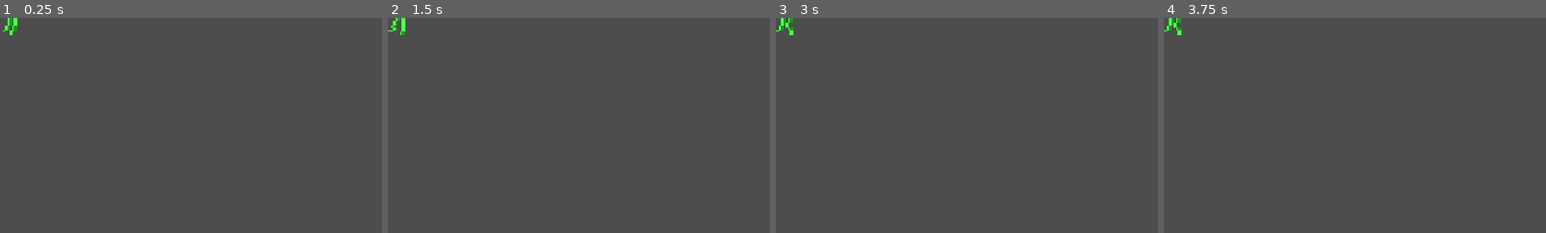
Above: before the commit, frames 1-4 (left to right).
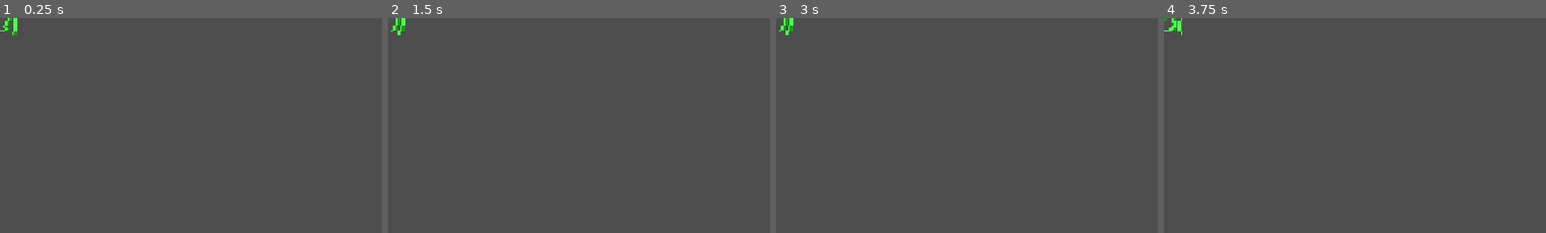
Above: after the commit, the same moments.

Repository: ehowe/keen_reloaded
Game: Godot game, scene res://src/runtime/entities/green_dangly_stuff.tscn
Same seed, same stepped clock (60 frames per second), same inputs: the game is played once before the commit and once after it. This scene is started directly instead of the project's main scene.
Inputs (mouse positions are % of the whole screen's width and height, from its top left):
- Up to frame 1 (0.25 s): no input
- Up to frame 2 (1.5 s): tap Enter at 0.5 s; move the mouse to (72, 45) at 0.52 s; hold D (move_right) 0.53-1.25 s; tap Up (interact) at 0.6 s; click (72, 45) at 0.67 s; tap Space (jump) at 0.77 s; drag from (30, 55) to (45, 70) at 1.27 s
- Up to frame 3 (3 s): move the mouse to (60, 28) at 2.02 s; hold D (move_right) 2.03-2.75 s; tap X (shoot) at 2.1 s; tap Space (jump) at 2.75 s; drag from (45, 70) to (20, 35) at 2.77 s
- Up to frame 4 (3.75 s): tap Enter at 3.5 s; move the mouse to (80, 65) at 3.52 s; hold A (move_left) from 3.53 s (still down); tap Alt at 3.6 s
The pictures show only the part of the screen within x 0-50%, y 0-50%; the shares and areas given below are measured in that part.

The runs differ from the first frame. In frame 1, 0.1% of the frame differs, in the area x 0-5%, y 1-8%; in frame 2, 0.1%; in frame 3, 0.2%, in the area x 0-5%, y 0-8%; in frame 4, 0.2%.

Commit message:
feat: randomize green dangly stuff anim start frame
Mirrors Fire.gd — randomize frame + frame_progress for each variant
AnimatedSprite2D so multiple instances in a level desync.

Diff:
--- a/src/runtime/entities/green_dangly_stuff.gd
+++ b/src/runtime/entities/green_dangly_stuff.gd
@@ -26,6 +26,28 @@
 	collision_layer = 4  # tiles bit
 	collision_mask = 0
 	_add_one_way_body_shape()
+	_randomize_variant_start_frames()
+
+
+## Randomize each variant's starting frame + frame progress so multiple
+## instances in a level don't animate in lockstep. Mirrors Fire.gd. All
+## three variants are randomized (only the visible one renders), so the
+## chosen variant is already desync'd when EntityVariant shows it.
+func _randomize_variant_start_frames() -> void:
+	var vis := get_node_or_null("Visual")
+	if vis == null:
+		return
+	for c in vis.get_children():
+		if not (c is AnimatedSprite2D):
+			continue
+		var anim := c as AnimatedSprite2D
+		if anim.sprite_frames == null:
+			continue
+		var count := anim.sprite_frames.get_frame_count("default")
+		if count <= 0:
+			continue
+		anim.frame = randi() % count
+		anim.frame_progress = randf()
 
 
 func _handle_player(player: Node) -> void:
